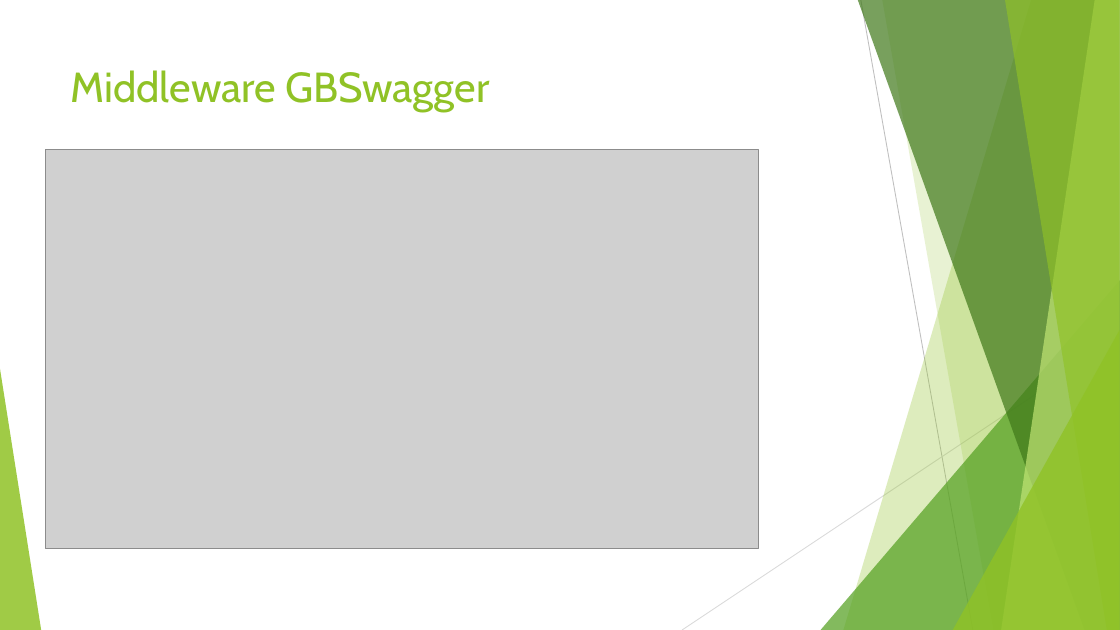
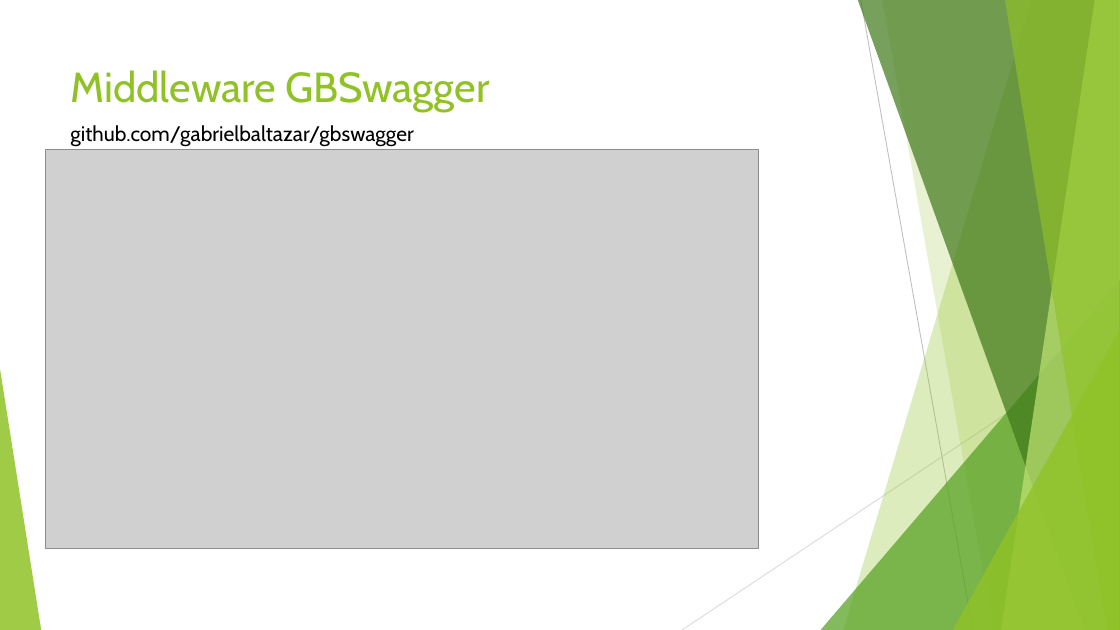
Before and after one commit to atkins126/IntensiveDelphi2020, a slide deck: slide 7 of Apresentação/IntensiveDelphi2020.pptx. Drawn at 1120x630 pixels with LibreOffice and Linux fonts; fonts in the diff are those of the drawing; grey boxes stand for pictures. Boxes give left, top, right and bottom in pixels: in the first picture for what was removed or moved away, otherwise in the second. Text is boxed around its words. In the diff, an @@ line names an element or a change of style, - is before the commit and + after.

```diff
--- a/Apresentação/IntensiveDelphi2020.pptx
+++ b/Apresentação/IntensiveDelphi2020.pptx
@@ text added at [70,125,413,147], 18 pt, text #000000 @@
+github.com/gabrielbaltazar/gbswagger
```
Also in this commit, not shown: 1 other slide changed.
